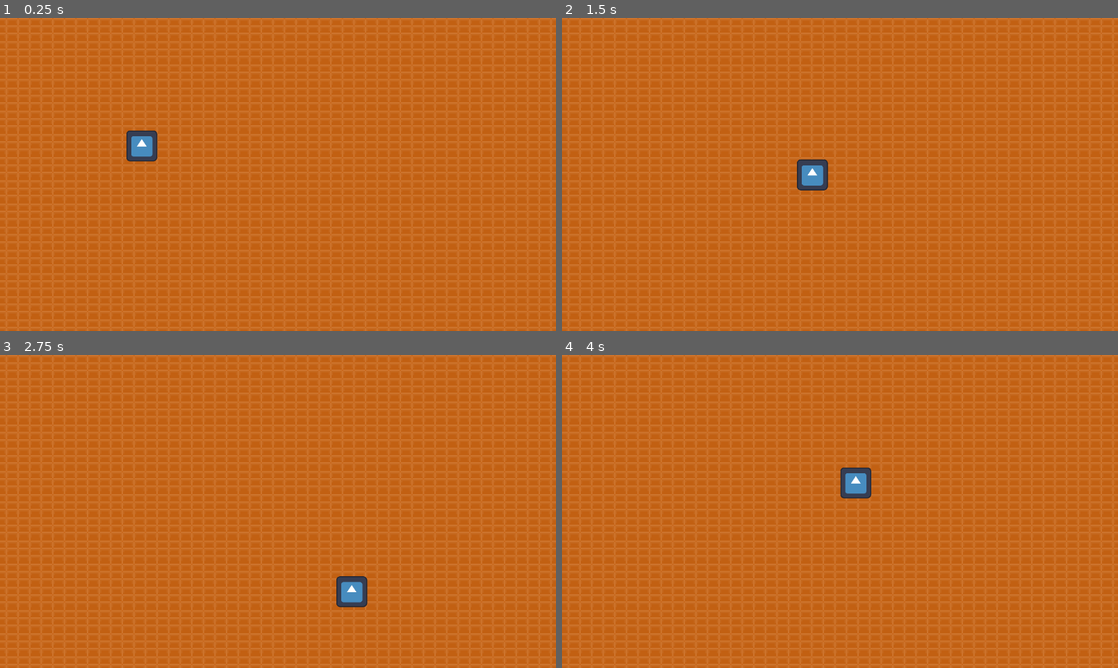
Above: before the commit, frames 1-4 (two rows, left to right).
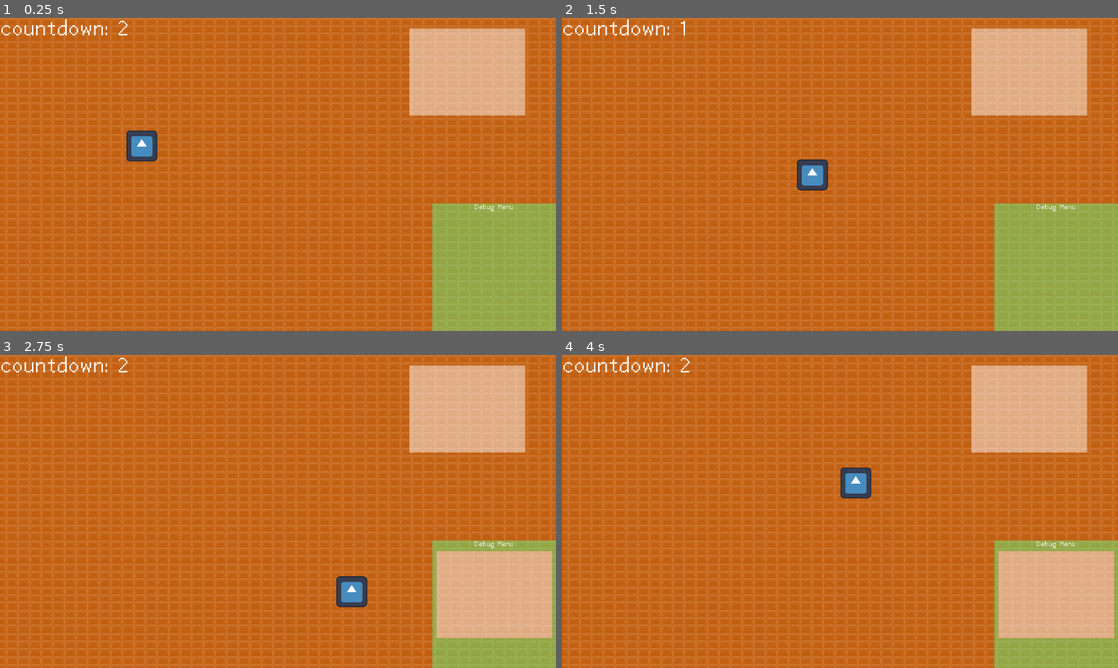
Above: after the commit, the same moments.

Repository: 2192375d/GMTK-Game-Jam
Game: Godot game, scene res://scenes/game.tscn
Two runs of this game, one before a commit and one after it. Both use one fixed random seed, a clock stepped at 60 frames per second and the inputs below. Before the commit the project starts from res://scenes/levels/level_debug.tscn. The engine's default icon, where the game draws it, is replaced by a stand-in: a white triangle on a blue panel in a dark square.
Inputs:
- Up to frame 1 (0.25 s): no input
- Up to frame 2 (1.5 s): tap Enter at 0.5 s; hold D (right) 0.53-1.28 s; hold S (down) from 1.28 s (still down)
- Up to frame 3 (2.75 s): release S (down) at 2.03 s; hold D (right) from 2.03 s (still down)
- Up to frame 4 (4 s): release D (right) at 2.78 s; hold W (up) 2.78-3.53 s; hold A (left) from 3.53 s (still down)

The runs differ from the first frame. In frame 1, 15% of the frame differs, in the area x 0-100%, y 0-100%; in frame 2, 15%; in frame 3, 15%; in frame 4, 15%.

Commit message:
picture taking system

Diff:
--- a/project.godot
+++ b/project.godot
@@ -10,10 +10,14 @@
 
 [application]
 
-config/name="New Game Project"
-run/main_scene="uid://bco2lnrats76t"
+config/name="GMTK Game Jam"
+run/main_scene="uid://bshu6j75jogwf"
 config/features=PackedStringArray("4.7", "Forward Plus")
 config/icon="res://icon.svg"
+
+[autoload]
+
+LevelRegistry="*uid://c5ryxh5qf5rjf"
 
 [display]
 
@@ -22,7 +26,7 @@
 
 [gui]
 
-theme/custom_font="uid://bhriy7wm4p2w5"
+theme/custom_font="uid://u5ij1jobsqog"
 
 [input]
 
--- a/scenes/game.tscn
+++ b/scenes/game.tscn
@@ -1,6 +1,111 @@
 [gd_scene format=3 uid="uid://bshu6j75jogwf"]
 
-[ext_resource type="Script" uid="uid://b0ty32plikcic" path="res://scripts/game.gd" id="1_uwrxv"]
+[ext_resource type="Script" uid="uid://b0ty32plikcic" path="res://scripts/game/game.gd" id="1_uwrxv"]
 
-[node name="Game" type="Node" unique_id=1785000186]
+[sub_resource type="Animation" id="Animation_yqjtg"]
+length = 0.001
+tracks/0/type = "value"
+tracks/0/imported = false
+tracks/0/enabled = true
+tracks/0/path = NodePath("ColorRect:color")
+tracks/0/interp = 1
+tracks/0/loop_wrap = true
+tracks/0/keys = {
+"times": PackedFloat32Array(0),
+"transitions": PackedFloat32Array(1),
+"update": 0,
+"values": [Color(1, 1, 1, 0)]
+}
+
+[sub_resource type="Animation" id="Animation_lnu2h"]
+resource_name = "flash"
+length = 0.06954358
+tracks/0/type = "value"
+tracks/0/imported = false
+tracks/0/enabled = true
+tracks/0/path = NodePath("ColorRect:color")
+tracks/0/interp = 2
+tracks/0/loop_wrap = false
+tracks/0/keys = {
+"times": PackedFloat32Array(0.0005531794, 0.021295486, 0.06666667),
+"transitions": PackedFloat32Array(3.0191429, 1, 0.28400415),
+"update": 0,
+"values": [Color(1, 1, 1, 0), Color(1, 1, 1, 1), Color(1, 1, 1, 0)]
+}
+
+[sub_resource type="AnimationLibrary" id="AnimationLibrary_lbhrr"]
+_data = {
+&"RESET": SubResource("Animation_yqjtg"),
+&"flash": SubResource("Animation_lnu2h")
+}
+
+[node name="Game" type="Node" unique_id=396159062 node_paths=PackedStringArray("countdown_label", "shot_animation", "photo_viewport", "photo_camera", "photo_preview")]
 script = ExtResource("1_uwrxv")
+countdown_label = NodePath("CountdownLayer/CountdownLabel")
+shot_animation = NodePath("CameraFlashLayer/AnimationPlayer")
+photo_viewport = NodePath("SubViewport")
+photo_camera = NodePath("SubViewport/Camera2D")
+photo_preview = NodePath("DebugLayer/VBoxContainer/TextureRect")
+metadata/_custom_type_script = "uid://b0ty32plikcic"
+
+[node name="SubViewport" type="SubViewport" parent="." unique_id=1486881165]
+
+[node name="Camera2D" type="Camera2D" parent="SubViewport" unique_id=579498738]
+
+[node name="CountdownLayer" type="CanvasLayer" parent="." unique_id=1342661617]
+
+[node name="CountdownLabel" type="Label" parent="CountdownLayer" unique_id=1611761438]
+z_index = 5
+offset_right = 96.0
+offset_bottom = 23.0
+scale = Vector2(3, 3)
+text = "countdown: "
+
+[node name="Timer" type="Timer" parent="." unique_id=376448149]
+autostart = true
+
+[node name="CameraFlashLayer" type="CanvasLayer" parent="." unique_id=181123229]
+
+[node name="ColorRect" type="ColorRect" parent="CameraFlashLayer" unique_id=1276853001]
+anchors_preset = 15
+anchor_right = 1.0
+anchor_bottom = 1.0
+grow_horizontal = 2
+grow_vertical = 2
+color = Color(1, 1, 1, 0)
+
+[node name="AnimationPlayer" type="AnimationPlayer" parent="CameraFlashLayer" unique_id=1751515839]
+libraries/ = SubResource("AnimationLibrary_lbhrr")
+
+[node name="DebugLayer" type="CanvasLayer" parent="." unique_id=551263260]
+
+[node name="ColorRect" type="ColorRect" parent="DebugLayer" unique_id=1843093144]
+offset_left = 896.0
+offset_top = 384.0
+offset_right = 1152.0
+offset_bottom = 648.0
+color = Color(0.33333334, 1, 0.5254902, 0.43529412)
+
+[node name="VBoxContainer" type="VBoxContainer" parent="DebugLayer" unique_id=1475123625]
+anchors_preset = 3
+anchor_left = 1.0
+anchor_top = 1.0
+anchor_right = 1.0
+anchor_bottom = 1.0
+offset_left = -256.0
+offset_top = -264.0
+grow_horizontal = 0
+grow_vertical = 0
+
+[node name="Label" type="Label" parent="DebugLayer/VBoxContainer" unique_id=720324843]
+layout_mode = 2
+text = "Debug Menu"
+horizontal_alignment = 1
+
+[node name="TextureRect" type="TextureRect" parent="DebugLayer/VBoxContainer" unique_id=1371113650]
+layout_mode = 2
+custom_minimum_size = Vector2(240, 180)
+expand_mode = 1
+stretch_mode = 5
+
+[connection signal="timeout" from="Timer" to="." method="_on_timer_timeout"]
--- a/scenes/levels/level_debug.tscn
+++ b/scenes/levels/level_debug.tscn
@@ -1,7 +1,9 @@
 [gd_scene format=4 uid="uid://bco2lnrats76t"]
 
+[ext_resource type="Script" uid="uid://oagkgxbkc72q" path="res://scripts/level.gd" id="1_jc8js"]
 [ext_resource type="Texture2D" uid="uid://dac7x0xclylu1" path="res://assets/tilesets/topdown-retro-interior/TopDownHouse_FloorsAndWalls.png" id="1_xt70c"]
 [ext_resource type="PackedScene" uid="uid://be8qbmt0fe144" path="res://scenes/player.tscn" id="2_0rvxq"]
+[ext_resource type="PackedScene" uid="uid://d25ichicn4iyr" path="res://scenes/picture_area.tscn" id="4_fhcjy"]
 
 [sub_resource type="TileSetAtlasSource" id="TileSetAtlasSource_0rvxq"]
 texture = ExtResource("1_xt70c")
@@ -387,7 +389,11 @@
 [sub_resource type="TileSet" id="TileSet_olw2f"]
 sources/0 = SubResource("TileSetAtlasSource_xt70c")
 
-[node name="LevelDebug" type="Node2D" unique_id=313423636]
+[node name="LevelDebug" type="Node2D" unique_id=1447478684 node_paths=PackedStringArray("picture_area")]
+script = ExtResource("1_jc8js")
+time_between_shots = Array[int]([2, 2, 2, 4, 5])
+picture_area = NodePath("PictureArea")
+metadata/_custom_type_script = "uid://oagkgxbkc72q"
 
 [node name="HouseLayer" type="TileMapLayer" parent="." unique_id=1087417817]
 scale = Vector2(3, 3)
@@ -402,3 +408,6 @@
 
 [node name="Player" parent="." unique_id=731797180 instance=ExtResource("2_0rvxq")]
 position = Vector2(294, 265)
+
+[node name="PictureArea" parent="." unique_id=650737307 instance=ExtResource("4_fhcjy")]
+position = Vector2(968, 112)
--- /dev/null
+++ b/scenes/picture_area.tscn
@@ -0,0 +1,30 @@
+[gd_scene format=3 uid="uid://d25ichicn4iyr"]
+
+[ext_resource type="Script" uid="uid://cv78evjihubqs" path="res://scripts/picture_area.gd" id="1_365jg"]
+
+[sub_resource type="RectangleShape2D" id="RectangleShape2D_ncey0"]
+size = Vector2(48, 36)
+
+[node name="PictureArea" type="Area2D" unique_id=650737307 node_paths=PackedStringArray("capture_shape")]
+scale = Vector2(5, 5)
+script = ExtResource("1_365jg")
+capture_shape = NodePath("CollisionShape2D")
+
+[node name="CollisionShape2D" type="CollisionShape2D" parent="." unique_id=591824784]
+scale = Vector2(0.99999976, 0.99999976)
+shape = SubResource("RectangleShape2D_ncey0")
+
+[node name="ColorRect" type="ColorRect" parent="." unique_id=1857978314]
+anchors_preset = 8
+anchor_left = 0.5
+anchor_top = 0.5
+anchor_right = 0.5
+anchor_bottom = 0.5
+offset_left = -24.0
+offset_top = -18.0
+offset_right = 24.0
+offset_bottom = 18.0
+grow_horizontal = 2
+grow_vertical = 2
+size_flags_horizontal = 4
+color = Color(1, 1, 1, 0.47058824)
--- /dev/null
+++ b/scripts/autoloads/level_registry.gd
@@ -0,0 +1,20 @@
+extends Node
+
+enum LevelEnum {
+	LEVEL_DEBUG = 10,
+	LEVEL1 = 101,
+	LEVEL2 = 102,
+	LEVEL3 = 103,
+	LEVEL4 = 104,
+	LEVEL5 = 105,
+	LEVEL6 = 106,
+	LEVEL7 = 107
+}
+
+func get_level_string(level_enum: LevelEnum) -> String:
+	var string: String
+	match level_enum:
+		LevelEnum.LEVEL_DEBUG:
+			string = "uid://bco2lnrats76t"
+
+	return string
--- a/scripts/game.gd
+++ /dev/null
@@ -1,3 +0,0 @@
-class_name Game
-
-extends Node
--- /dev/null
+++ b/scripts/game/camera_2d.gd
@@ -0,0 +1,7 @@
+extends Camera2D
+
+
+func _ready() -> void:
+	var game: Game = get_tree().current_scene as Game
+
+	global_position = game.current_level.picture_area.global_position
--- /dev/null
+++ b/scripts/game/game.gd
@@ -0,0 +1,54 @@
+class_name Game
+extends Node
+
+@export var countdown_label: Label
+
+@export var current_level_enum: LevelRegistry.LevelEnum = LevelRegistry.LevelEnum.LEVEL_DEBUG
+@export var shot_animation: AnimationPlayer
+@export var photo_viewport: SubViewport
+@export var photo_camera: Camera2D
+@export var photo_preview: TextureRect
+
+@onready var current_time_elapsed: int = 0
+@onready var current_time_index: int = 0
+var current_level: Level = null
+
+func _ready() -> void:
+	var current_level_scene: PackedScene = load(LevelRegistry.get_level_string(current_level_enum))
+	current_level = current_level_scene.instantiate()
+	add_child(current_level)
+	var picture_area: PictureArea = current_level.picture_area
+	var capture_size: Vector2 = picture_area.get_capture_size()
+
+	photo_viewport.world_2d = picture_area.get_world_2d()
+	photo_viewport.size = Vector2i(capture_size)
+	photo_camera.global_position = picture_area.global_position
+	photo_camera.zoom = Vector2.ONE
+
+	update_countdown_text()
+
+func _capture_photo() -> void:
+	photo_viewport.render_target_update_mode = SubViewport.UPDATE_ONCE
+	await RenderingServer.frame_post_draw
+
+	var photo_image: Image = photo_viewport.get_texture().get_image()
+	var photo_texture: ImageTexture = ImageTexture.create_from_image(photo_image)
+	photo_preview.texture = photo_texture
+
+func _on_timer_timeout() -> void:
+	current_time_elapsed += 1
+	update_countdown_text()
+
+	if current_time_elapsed >= current_level.time_between_shots[current_time_index]:
+
+		current_time_elapsed = 0
+		current_time_index += 1
+		shot_animation.play("flash")
+		_capture_photo()
+		update_countdown_text()
+
+	if current_time_index > current_level.time_between_shots.size():
+		print("level complete")
+
+func update_countdown_text() -> void:
+	countdown_label.text = "countdown: " + str(current_level.time_between_shots[current_time_index] - current_time_elapsed)
--- /dev/null
+++ b/scripts/level.gd
@@ -0,0 +1,14 @@
+extends Node2D
+
+class_name Level
+
+@export var time_between_shots: Array[int]
+@export var picture_area: PictureArea
+
+# Called when the node enters the scene tree for the first time.
+func _ready() -> void:
+	pass # Replace with function body.
+
+# Called every frame. 'delta' is the elapsed time since the previous frame.
+func _process(delta: float) -> void:
+	pass
--- /dev/null
+++ b/scripts/picture_area.gd
@@ -0,0 +1,10 @@
+extends Area2D
+
+class_name PictureArea
+
+@export var capture_shape: CollisionShape2D
+
+
+func get_capture_size() -> Vector2:
+	var rectangle_shape: RectangleShape2D = capture_shape.shape as RectangleShape2D
+	return rectangle_shape.size * global_scale.abs()
Not shown, added: scripts/autoloads/level_registry.gd.uid
Not shown, added: scripts/game/camera_2d.gd.uid
Renamed: scripts/game.gd.uid -> scripts/game/game.gd.uid
Not shown, added: scripts/level.gd.uid
Not shown, added: scripts/picture_area.gd.uid
